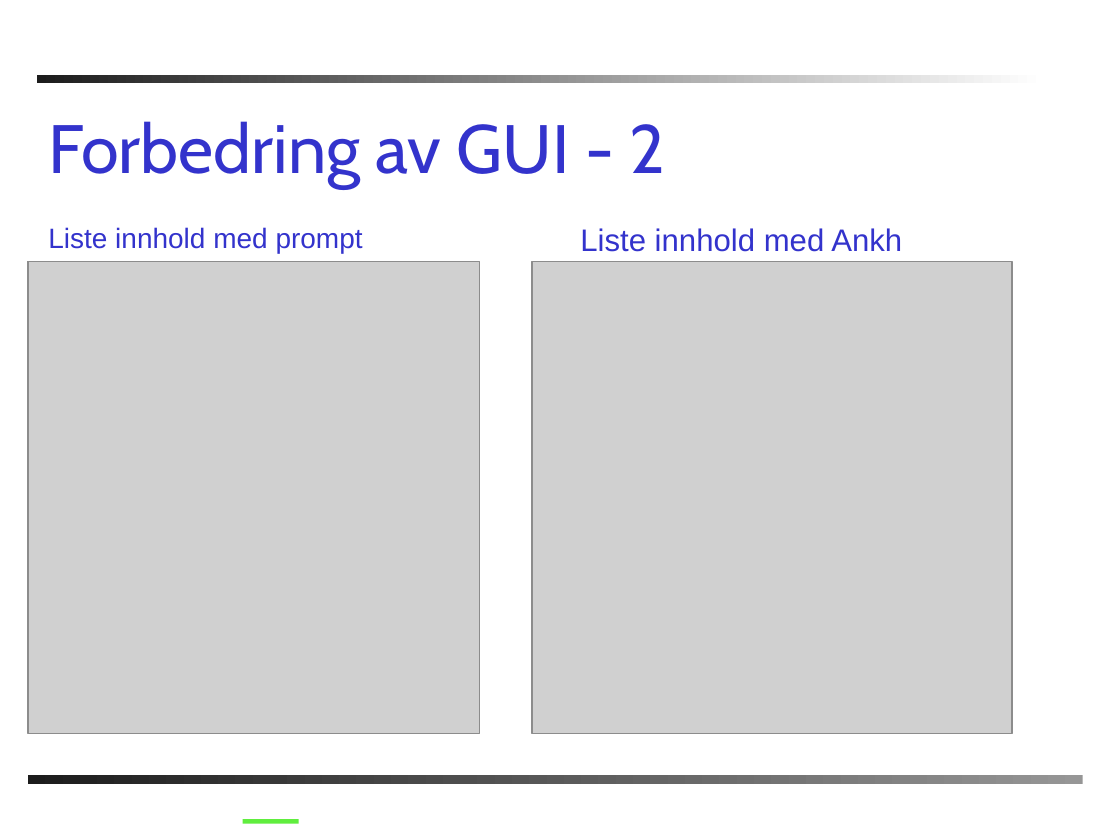
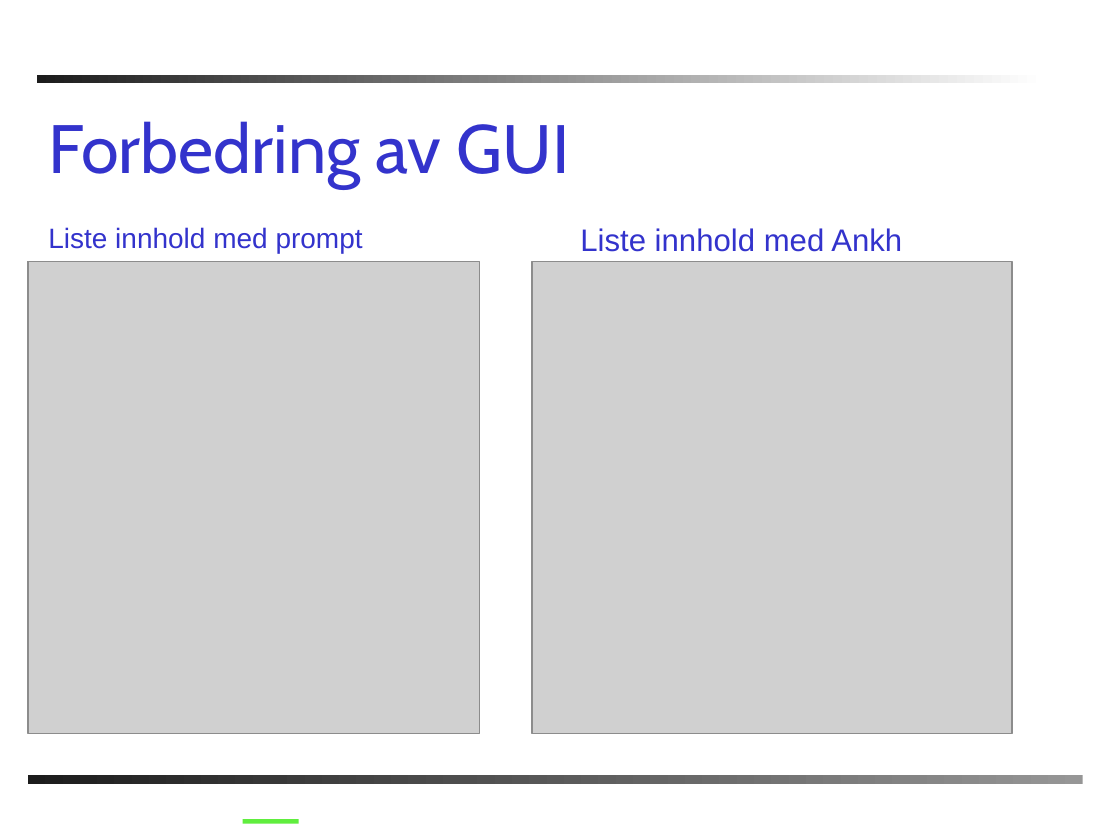
Before and after one commit to chucker/AnkhSVN, a slide deck: slide 11 of doc/powerpoint/Subversion_addin_for_VS.NET.ppt. Drawn at 1120x840 pixels with LibreOffice and Linux fonts; fonts in the diff are those of the drawing; grey boxes stand for pictures; background and template pictures are left out. Boxes give left, top, right and bottom in pixels: in the first picture for what was removed or moved away, otherwise in the second. Text is boxed around its words. In the diff, an @@ line names an element or a change of style, - is before the commit and + after.

```diff
--- a/doc/powerpoint/Subversion_addin_for_VS.NET.ppt
+++ b/doc/powerpoint/Subversion_addin_for_VS.NET.ppt
@@ title at [48,121,570,189]: text changed @@
-Forbedring av GUI - 2
+Forbedring av GUI
```
Also in this commit, not shown: 15 other slides changed, 2 slides added, 2 slides removed.
